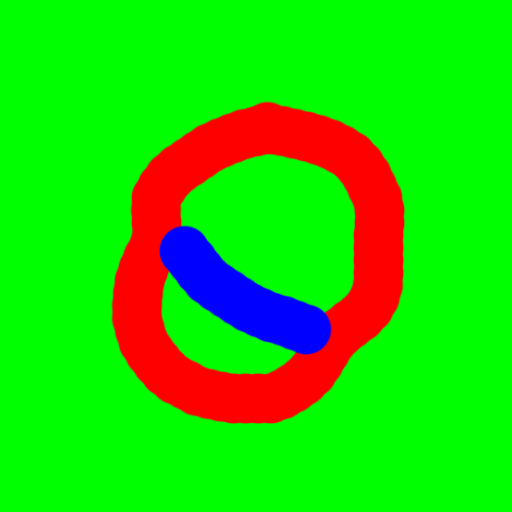
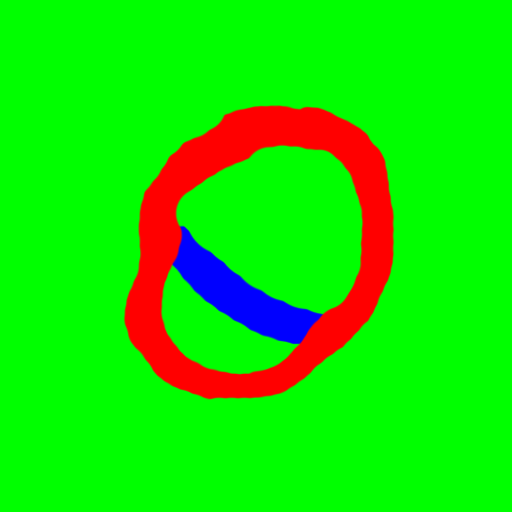
Two versions of the same layered image (512px x 512px). Layer-by-layer changes:
moved "Layer 2" above "Layer 3", painted on it over [111, 101, 406, 425]
painted on "Layer 3" over [158, 224, 331, 356]
renamed "Layer 1" to "Layer 4", opacity 100% → 50%, painted on it over [111, 101, 406, 425]
